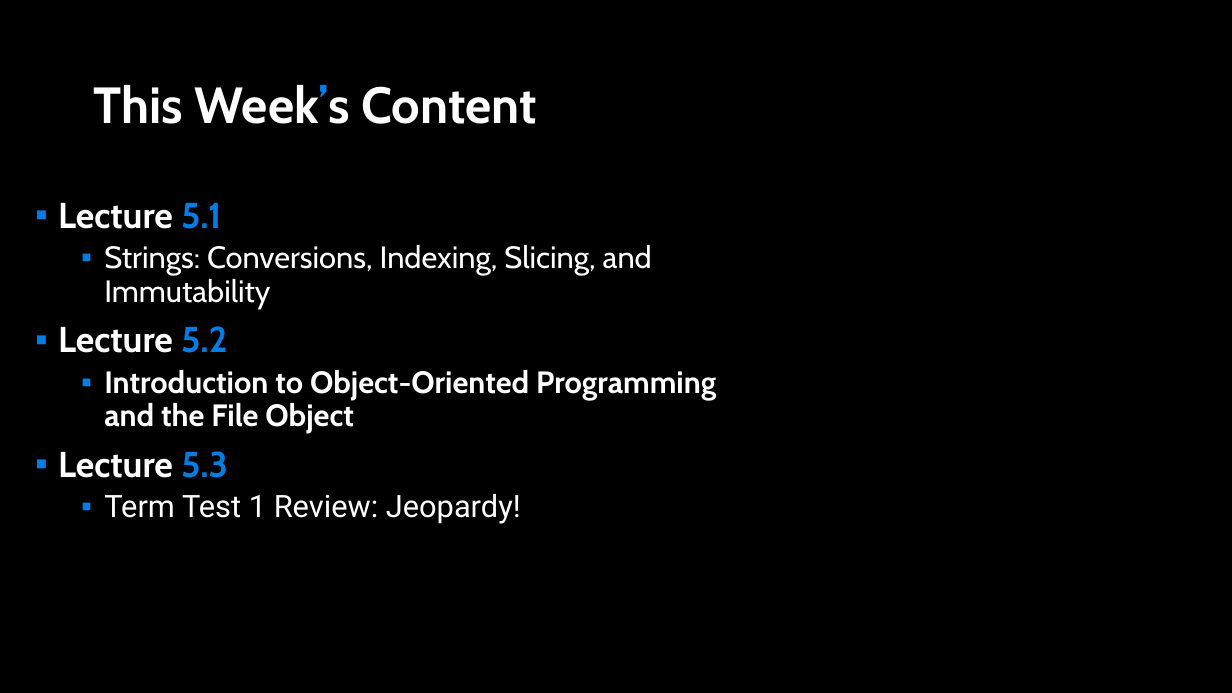
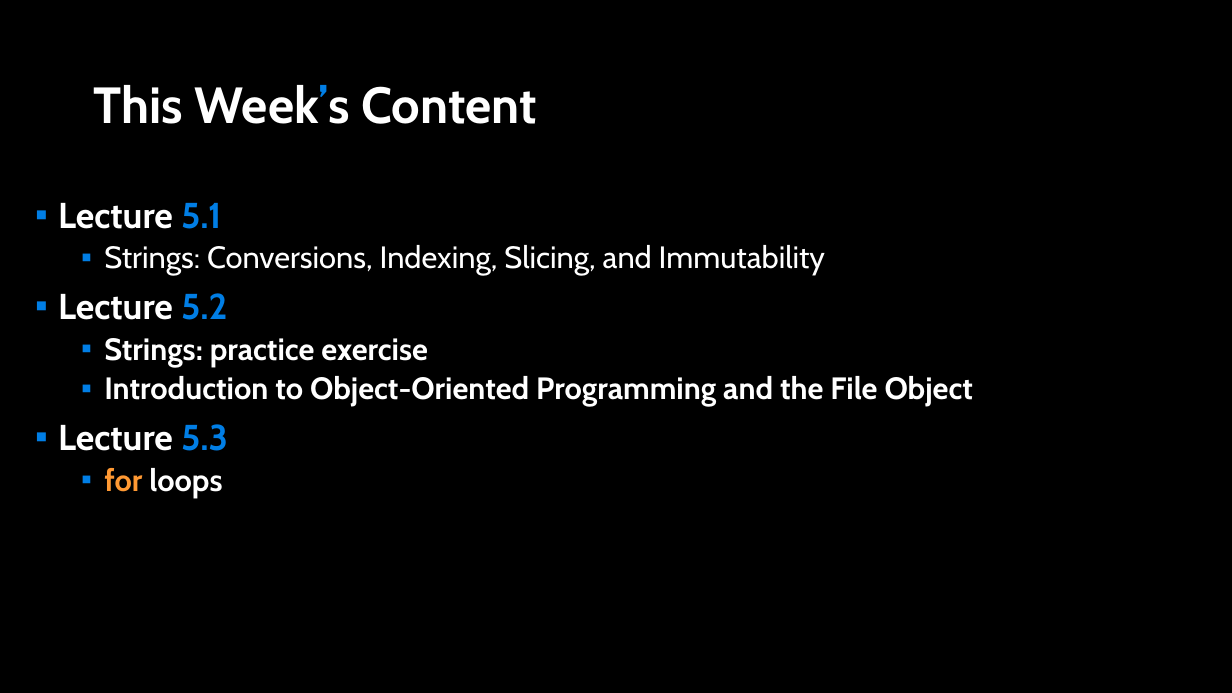
Before and after one commit to APS106/APS106-winter-2026-goodfellow-sutton, a slide deck: slide 2 of lectures/week5/lecture2/slides/week5_lecture2.pptx. Drawn at 1232x693 pixels with LibreOffice and Linux fonts; fonts in the diff are those of the drawing; background and template pictures are left out. Boxes give left, top, right and bottom in pixels: in the first picture for what was removed or moved away, otherwise in the second. Text is boxed around its words. In the diff, an @@ line names an element or a change of style, - is before the commit and + after.

```diff
--- a/lectures/week5/lecture2/slides/week5_lecture2.pptx
+++ b/lectures/week5/lecture2/slides/week5_lecture2.pptx
@@ text at [104, 338, 428, 366]: paragraph added @@
+  ▪ Strings: practice exercise
@@ text at [104, 468, 222, 497]: text changed; font Roboto to Cabin; bold on @@
-  ▪ Term Test 1 Review: Jeopardy!
+  ▪ for loops
```
Also in this commit, not shown: 14 other slides changed, 6 slides added, 1 slide removed, 1 other file.
